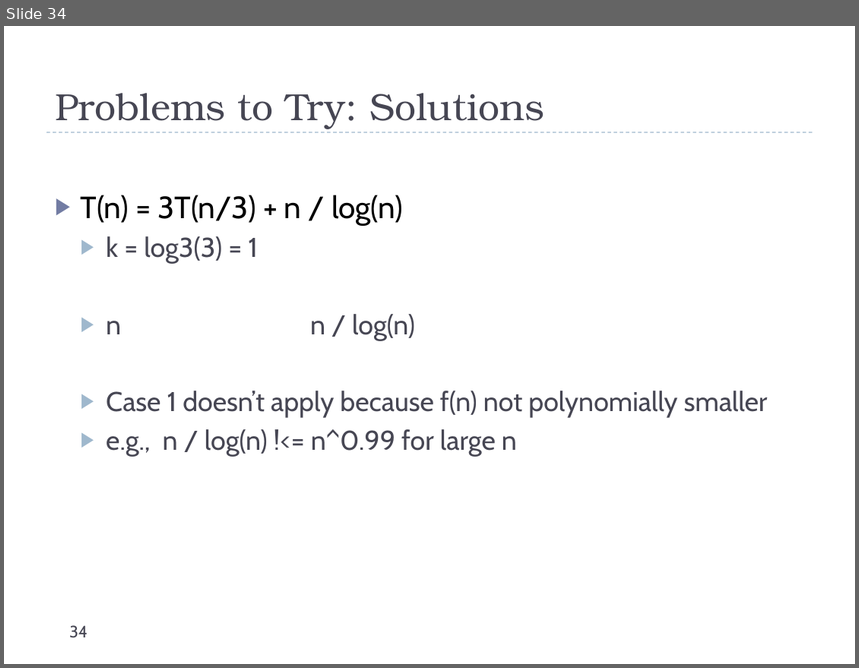
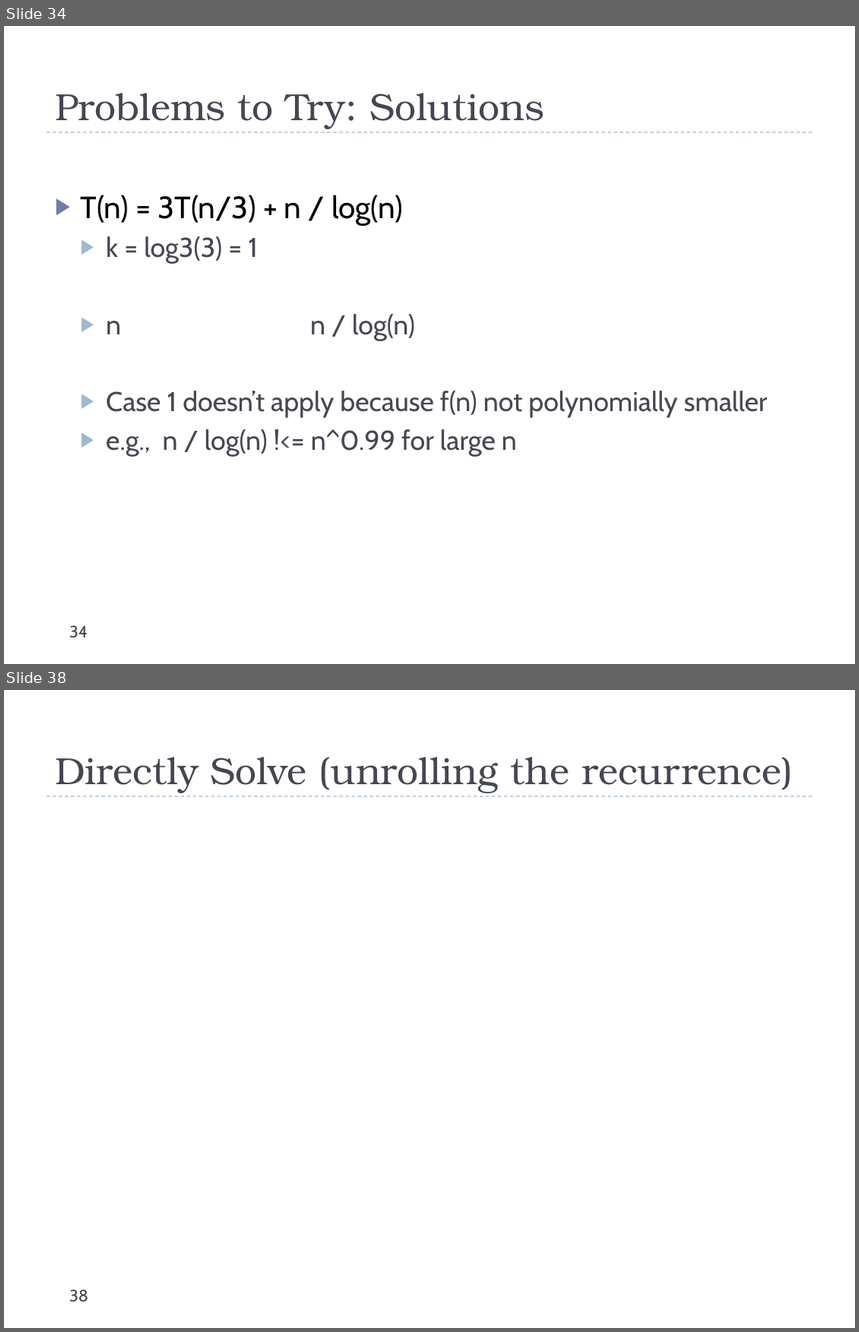
Before and after one commit to uva-cs/cs4102-f21, a slide deck: slides/recurrences.pptx. Shown one above the other, each under a label of ours: slide 34 before the commit, slides 34 and 38 after it; the slides between them are not shown. The pictures are 859x668 and 859x1332 pixels, drawn with LibreOffice and Linux fonts; fonts in the diff are those of the drawing; grey boxes stand for pictures. Boxes give left, top, right and bottom in pixels: in the first picture for what was removed or moved away, otherwise in the second. Text is boxed around its words. In the diff, an @@ line names an element or a change of style, - is before the commit and + after.

Commit message:
updates to recurrences

```diff
--- a/slides/recurrences.pptx
+++ b/slides/recurrences.pptx
@@ slide 38 added at (x1=4, y1=690, x2=855, y2=1328), background #FFFFFF; not listed: 1 template element that a slide beside it also shows @@
@@ title added at (x1=55, y1=757, x2=794, y2=793), 32 pt, text #464653 @@
+Directly Solve (unrolling the recurrence)
@@ page number added at (x1=69, y1=1290, x2=88, y2=1303), 14 pt, text #464653 @@
+38
```
Also in this commit, not shown: 1 slide changed, 7 other slides added.
